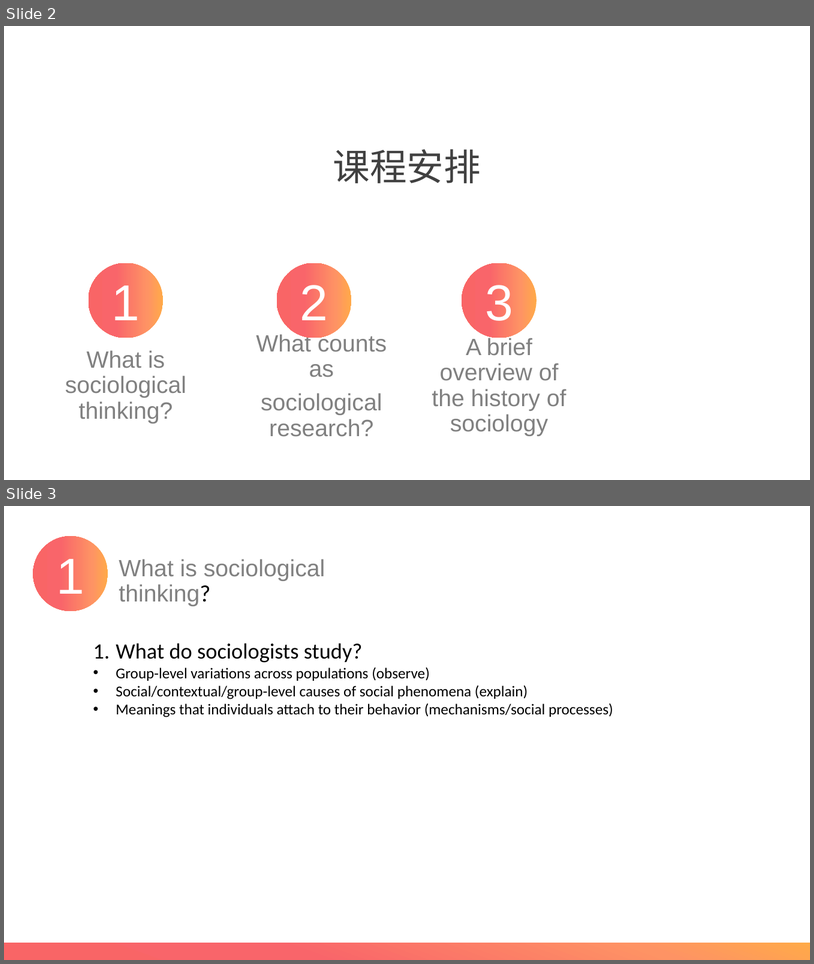
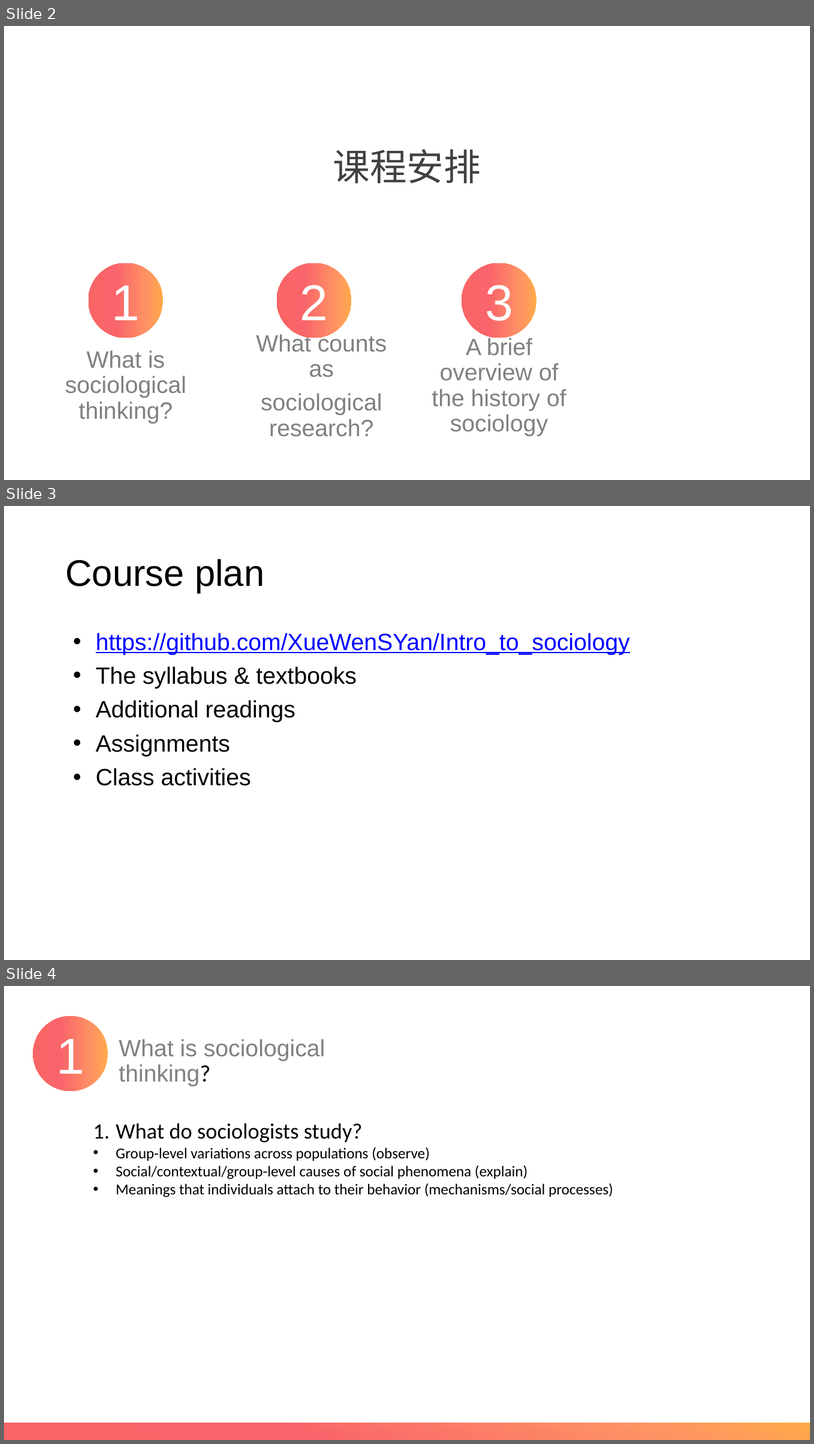
Before and after one commit to XueWenSYan/Intro_to_sociology, a slide deck: Meetings 1 & 2.pptx. Shown one above the other, each under a label of ours: slides 2 and 3 before the commit, slides 2, 3 and 4 after it. The pictures are 814x964 and 814x1444 pixels, drawn with LibreOffice and Linux fonts; fonts in the diff are those of the drawing. Boxes give left, top, right and bottom in pixels: in the first picture for what was removed or moved away, otherwise in the second. Text is boxed around its words. In the diff, an @@ line names an element or a change of style, - is before the commit and + after.

```diff
--- a/Meetings 1 & 2.pptx
+++ b/Meetings 1 & 2.pptx
@@ slide 3 added at bbox=[4, 506, 810, 960], background #FFFFFF @@
@@ title added at bbox=[65, 559, 264, 592], 44 pt, text #000000 @@
+Course plan
@@ text added at bbox=[96, 633, 630, 786], 28 pt, text #000000 @@
+• https://github.com/XueWenSYan/Intro_to_sociology
+• The syllabus & textbooks
+• Additional readings
+• Assignments
+• Class activities
@@ what was slide 3 is now slide 4 @@
```
